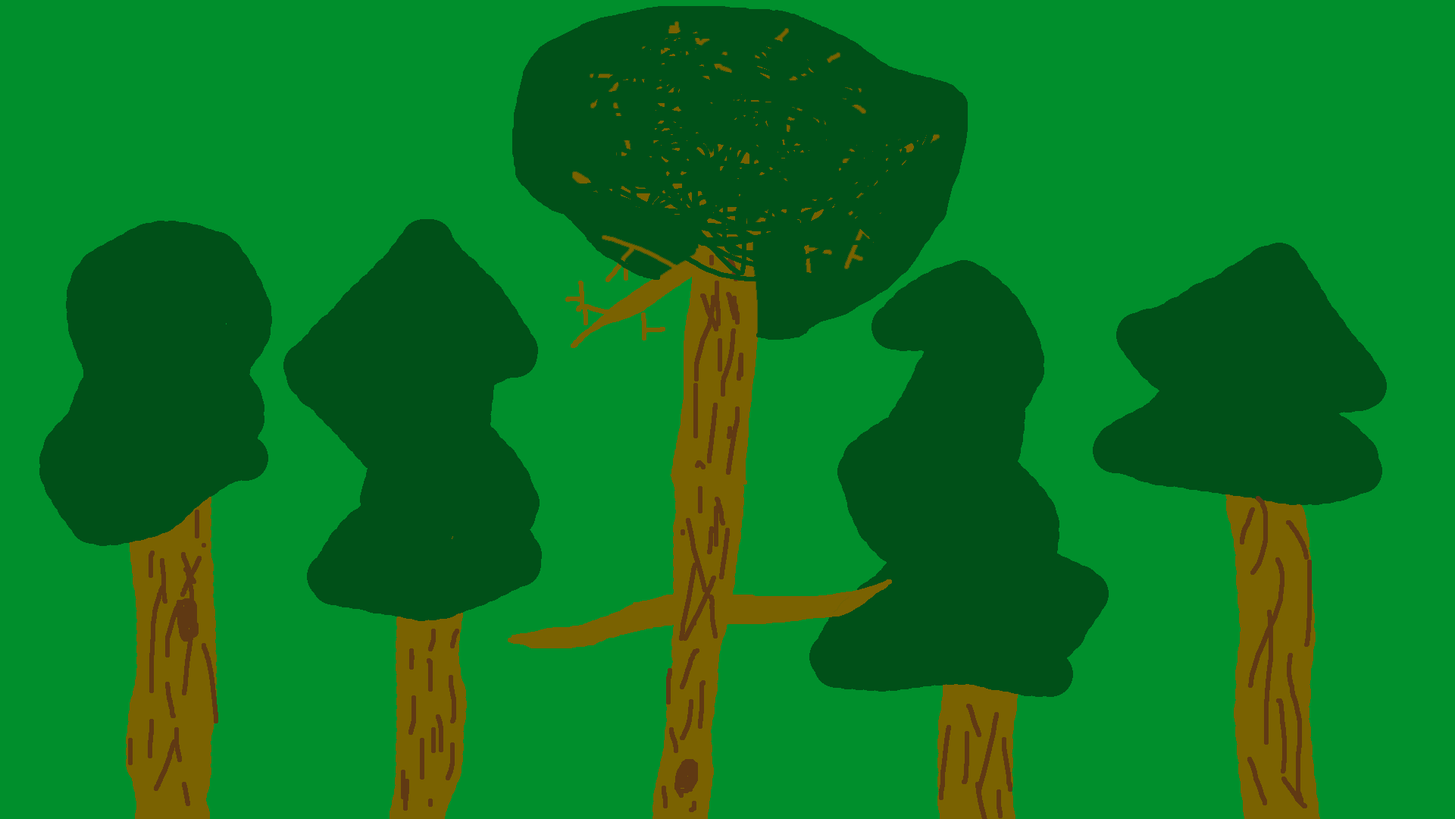
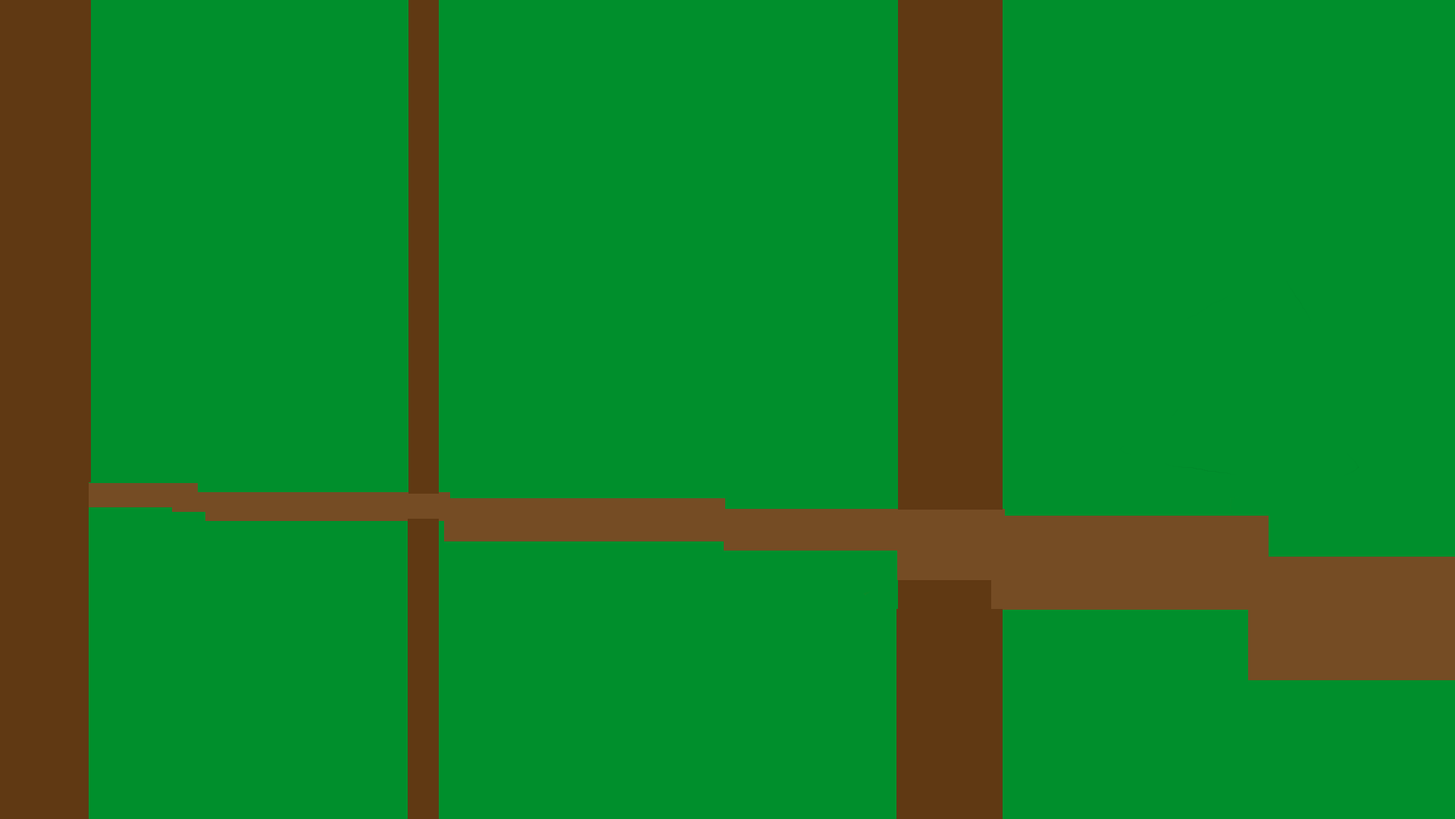
Before/after of a 1455px x 819px layered artwork. What changed in the layer stack:
added layer "Rectangle 19" above "Rectangle 18" over [897, 531, 996, 580]
added layer "Rectangle 18" above "Rectangle 17" over [172, 491, 223, 512]
added layer "Rectangle 17" above "Rectangle 16" over [0, 447, 26, 819]
added layer "Rectangle 16" above "Rectangle 15" over [0, 0, 37, 526]
added layer "Rectangle 15" above "Rectangle 14" over [56, 429, 89, 819]
added layer "Rectangle 14" above "Rectangle 13" over [53, 417, 85, 819]
added layer "Rectangle 13" above "Rectangle 12" over [0, 478, 64, 819]
added layer "Rectangle 12" above "Rectangle 11" over [3, 0, 91, 483]
added layer "Rectangle 11" above "Rectangle 10" over [407, 518, 439, 819]
added layer "Rectangle 10" above "Rectangle 9" over [408, 0, 439, 494]
added layer "Rectangle 9" above "Rectangle 8" over [896, 608, 1003, 819]
added layer "Rectangle 8" above "Rectangle 7" over [898, 545, 992, 617]
added layer "Rectangle 7" above "Rectangle 6" over [898, 0, 1003, 510]
added layer "Rectangle 6" above "Rectangle 5" over [70, 482, 198, 508]
added layer "Rectangle 5" above "Rectangle 4" over [205, 491, 451, 521]
added layer "Rectangle 4" above "Rectangle 3" over [444, 497, 726, 542]
added layer "Rectangle 3" above "Rectangle 2" over [723, 508, 1006, 551]
added layer "Rectangle 2" above "Rectangle 1" over [989, 515, 1269, 610]
added layer "Rectangle 1" above "Background" over [1248, 556, 1455, 680]
added layer "Background" over [0, 0, 1455, 819]
